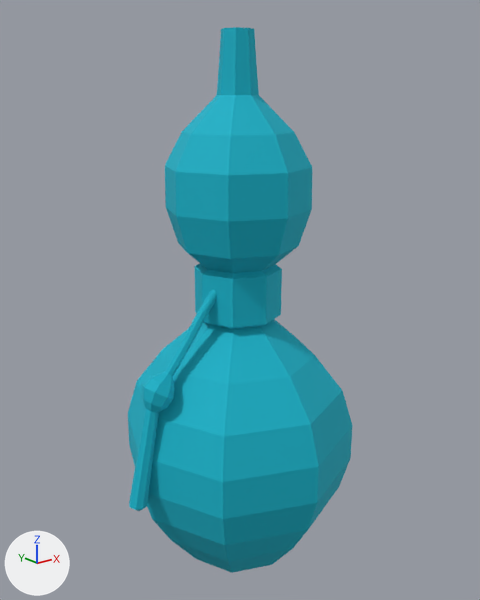
Two versions of the FBX model Assets/Models/Item/GroundBottle.FBX, one commit apart.
Rendered twice from a 50 mm lens placed at (-0.45, -0.566, 0.544), pointed at (0.001, -0.003, 0.319). Every picture has the same lights, and +X, +Y and +Z are marked at lower left.
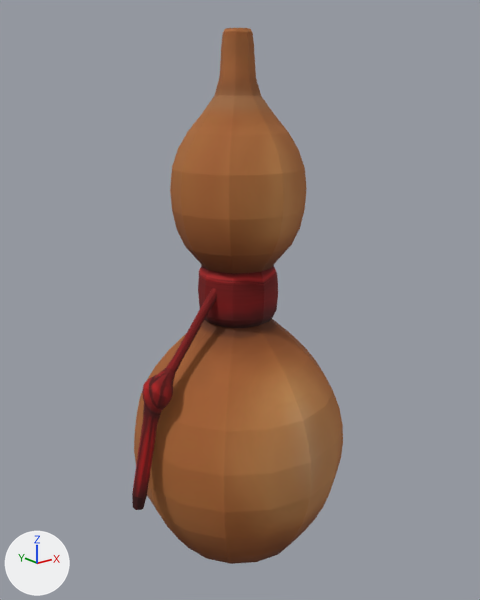
Where the change shows, as pixel boxes (x1, y1, x2, y2) in the pictures (480 x 600 px; the box of a moved part takes in the faces that stretch with it):
'Cylinder004', reshaped: before (128, 27, 352, 573); after (132, 28, 343, 564)
part 1 of me_mesh, rebuilt (9% wider): before (128, 27, 319, 573); after (134, 28, 343, 564)
part 2 of me_mesh, rebuilt: before (262, 264, 282, 324); after (198, 265, 278, 328)
part 3 of me_mesh, moved or reshaped: before (129, 28, 352, 528); after (132, 288, 217, 510)

What changed in the scene script:
```text
Add img_호리병_psd:
    img_호리병_psd = load_image('호리병.psd', '호리병.png', 1024, 1024, 'sRGB')
Add mat_material__29:
    mat_material__29 = principled_material('Material #29')
    mat_material__29.texture = img_호리병_psd
    mat_material__29.roughness = 0.859
Change me_mesh:
    used by ob_cylinder004; location = (0.0, 0.0, 0.0); rotation_euler = (-3.142, 0.0, 0.0), in degrees (-180, 0, 0); scale = (-0.01, -0.01, -0.01)
    remove me_mesh.from_pydata(...)  # 303 vertices, 242 faces; spans x -13.6..15.7, y -13.6..13.6, z 0.0..60.5
    remove me_mesh.materials.append(mat_02___default)  # cyan #00b3ca
    add me_mesh.from_pydata(...)  # 996 vertices, 1924 faces; spans x -12.6..15.3, y -12.6..12.6, z 0.0..60.5
    me_mesh part 1: the loose piece of 95 vertices spanning x 0.0..13.6, y -13.6..13.6, z 0.0..60.5 is rebuilt with 595 vertices and now spans x -12.6..12.6, y -12.6..12.6, z 0.0..60.5, in mat_material__29 (picture img_호리병_psd)
    me_mesh part 2: the loose piece of 20 vertices spanning x -4.9..0.0, y -4.9..4.9, z 29.7..36.4 is rebuilt with 112 vertices and now spans x -4.6..4.6, y -4.6..4.6, z 29.7..36.4, in mat_material__29 (picture img_호리병_psd)
    me_mesh part 3: 186 vertices removed from x -13.6..15.7, y -13.6..13.6, z 0.0..60.5; 287 vertices added at x 3.3..15.3, y -2.9..0.5, z 11.2..34.5
    add me_mesh.materials.append(mat_material__29)  # picture img_호리병_psd
```
